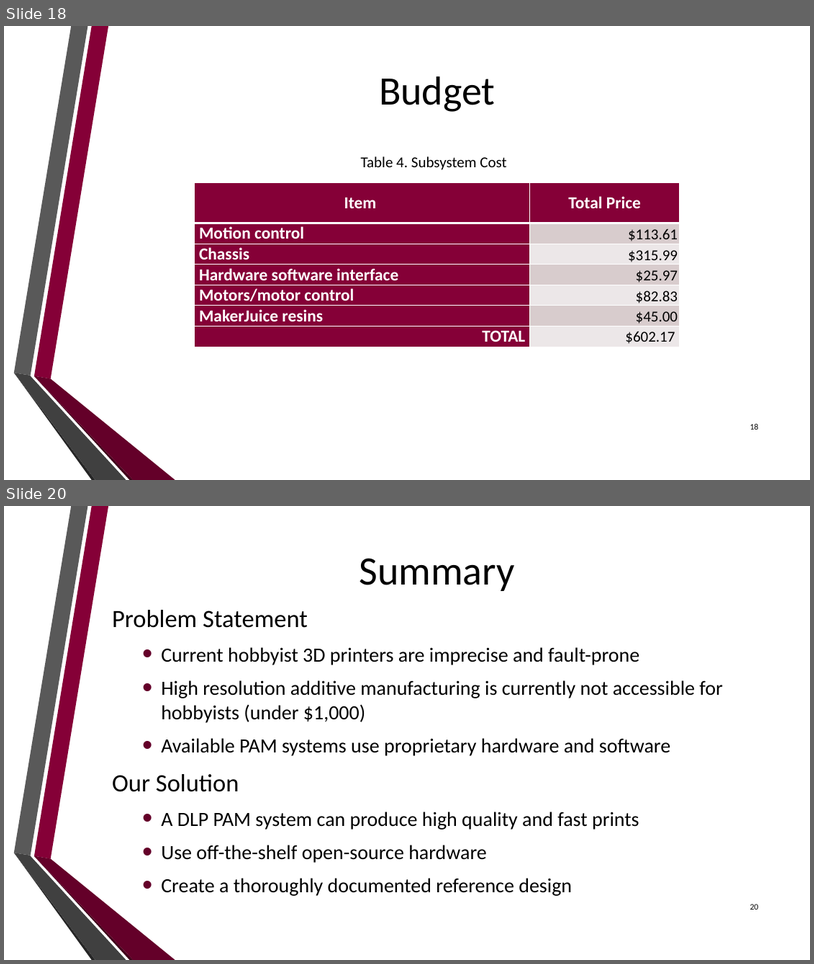
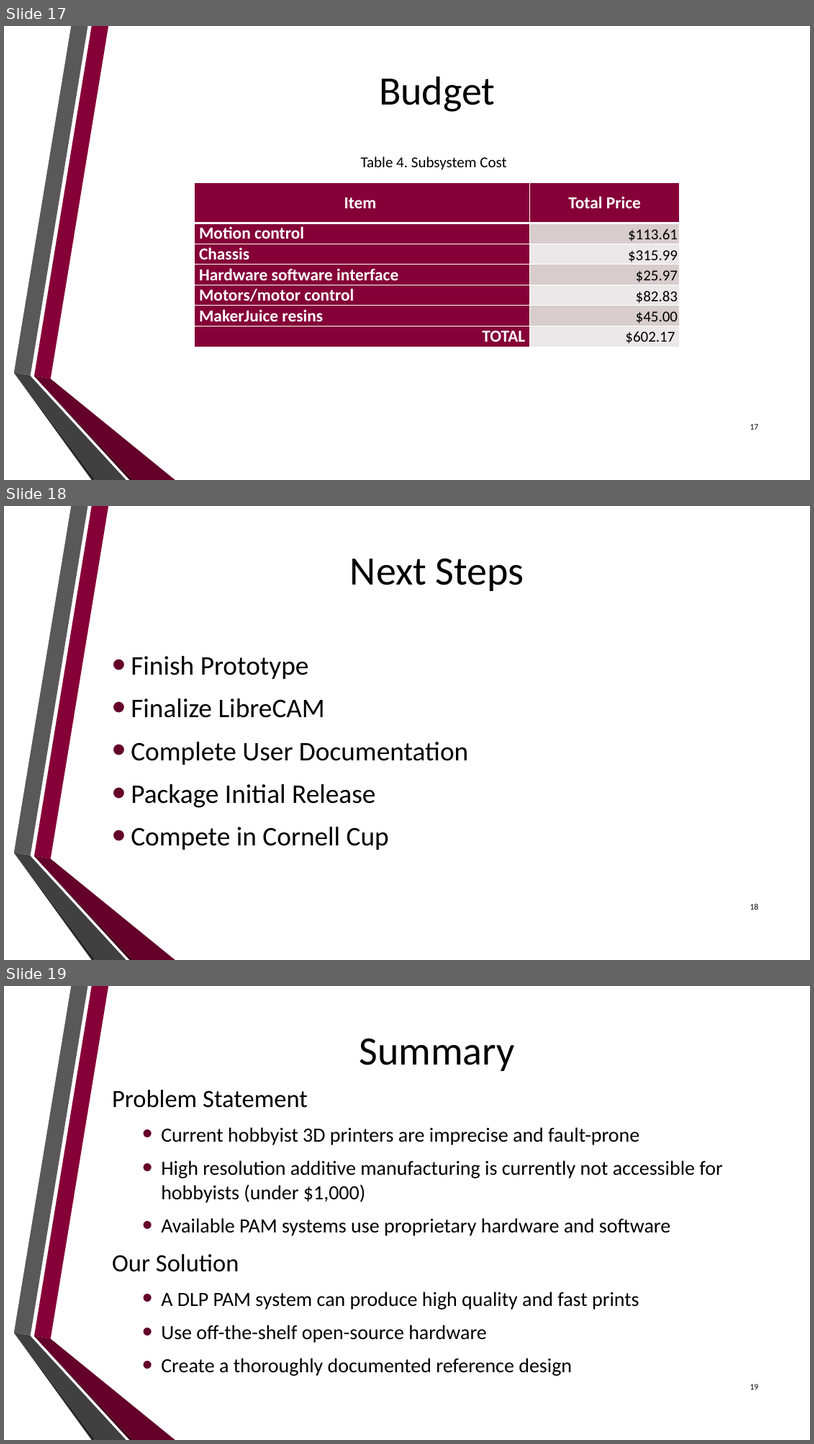
Before and after one commit to dan-olsen/SeniorDesign, a slide deck: Presentations/DesignPres/DesignPres-75.pptx. Shown one above the other, each under a label of ours: slides 18 and 20 before the commit, slides 17, 18 and 19 after it; the slides between them are not shown. The pictures are 814x964 and 814x1444 pixels, drawn with LibreOffice and Linux fonts; fonts in the diff are those of the drawing; background and template pictures are left out. Boxes give left, top, right and bottom in pixels: in the first picture for what was removed or moved away, otherwise in the second. Text is boxed around its words. In the diff, an @@ line names an element or a change of style, - is before the commit and + after.

```diff
--- a/Presentations/DesignPres/DesignPres-75.pptx
+++ b/Presentations/DesignPres/DesignPres-75.pptx
@@ slide 18 added at [4, 506, 810, 960], background picture (left out); not listed: 6 template elements that a slide beside it also shows @@
@@ title added at [350, 558, 525, 591], 48 pt, text #000000 @@
+Next Steps
@@ text added at [131, 656, 468, 849], 32 pt, text #000000 @@
+• Finish Prototype
+• Finalize LibreCAM
+• Complete User Documentation
+• Package Initial Release
+• Compete in Cornell Cup
@@ page number added at [751, 903, 759, 909], 10 pt, text #000000 @@
+18
@@ what was slide 18 is now slide 17 @@
@@ page number at [751, 423, 759, 429]: text changed @@
-18
+17
@@ what was slide 20 is now slide 19 @@
@@ page number at [751, 1383, 759, 1389]: text changed @@
-20
+19
```
Also in this commit, not shown: 2 slides changed, 3 other slides added, 6 slides removed.
